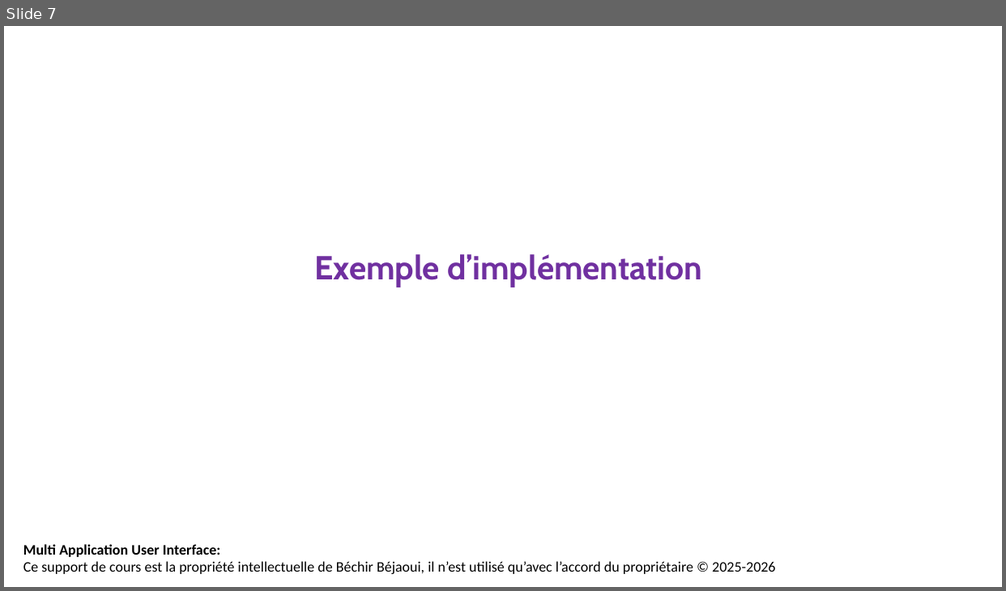
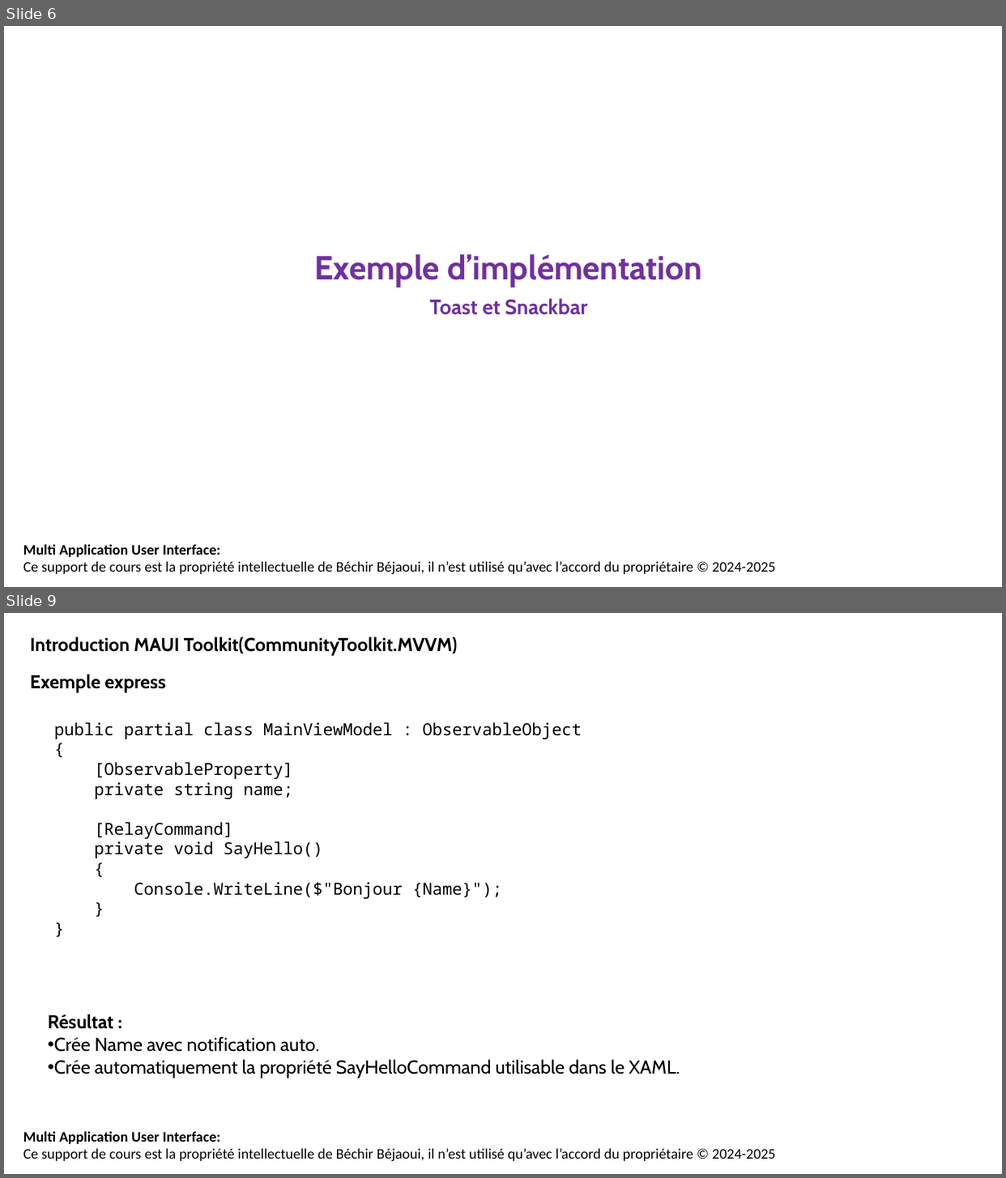
Before and after one commit to bejaouibechir/MAUI, a slide deck: 16.MAUI Toolkit.pptx. Shown one above the other, each under a label of ours: slide 7 before the commit, slides 6 and 9 after it; the slides between them are not shown. The pictures are 1006x591 and 1006x1178 pixels, drawn with LibreOffice and Linux fonts; fonts in the diff are those of the drawing; background and template pictures are left out. Boxes give left, top, right and bottom in pixels: in the first picture for what was removed or moved away, otherwise in the second. Text is boxed around its words. In the diff, an @@ line names an element or a change of style, - is before the commit and + after.

```diff
--- a/16.MAUI Toolkit.pptx
+++ b/16.MAUI Toolkit.pptx
@@ slide 9 added at [4, 613, 1002, 1174], background #FFFFFF; not listed: 1 template element that a slide beside it also shows @@
@@ text added at [30, 636, 458, 656], 18 pt, text #000000, bold @@
+Introduction MAUI Toolkit(CommunityToolkit.MVVM)
@@ text added at [30, 674, 165, 693], 18 pt, text #000000, bold @@
+Exemple express
@@ text added at [54, 722, 582, 899], 16 pt, text #000000 @@
+public partial class MainViewModel : ObservableObject
+{
+[ObservableProperty]
+private string name;
+[RelayCommand]
+private void SayHello()
+{
+Console.WriteLine($"Bonjour {Name}");
+}
+}
@@ text added at [48, 1014, 680, 1079], 18 pt, text #000000 @@
+Résultat :
+• Crée Name avec notification auto.
+• Crée automatiquement la propriété SayHelloCommand utilisable dans le XAML.
@@ what was slide 7 is now slide 6 @@
@@ slide 6 changed as well @@
@@ text at [430, 298, 587, 315]: paragraph added @@
+Toast et Snackbar
@@ text at [23, 561, 775, 574]: text changed @@
-Ce support de cours est la propriété intellectuelle de Béchir Béjaoui, il n’est utilisé qu’avec l’accord du propriétaire © 2025-2026
+Ce support de cours est la propriété intellectuelle de Béchir Béjaoui, il n’est utilisé qu’avec l’accord du propriétaire © 2024-2025
```
Also in this commit, not shown: 5 other slides changed, 10 other slides added, 6 slides removed, 2 other files.
